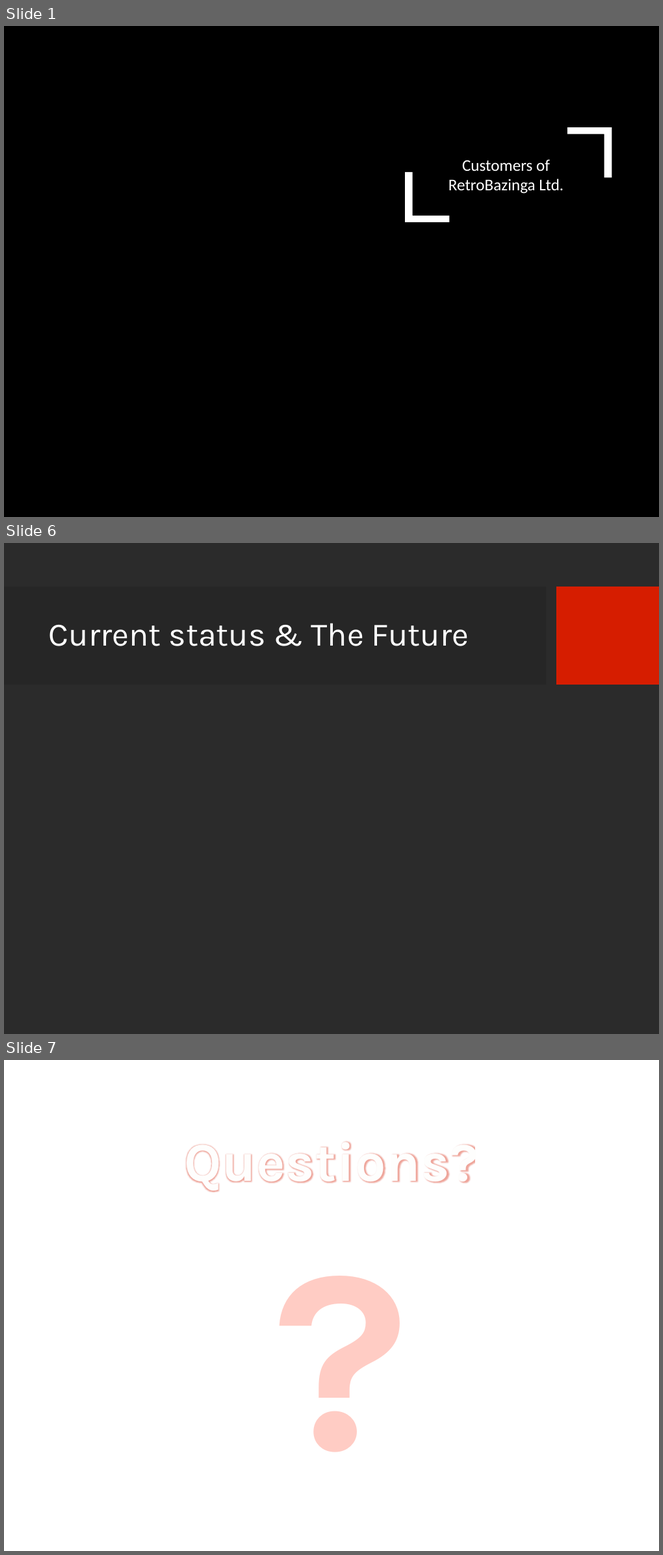
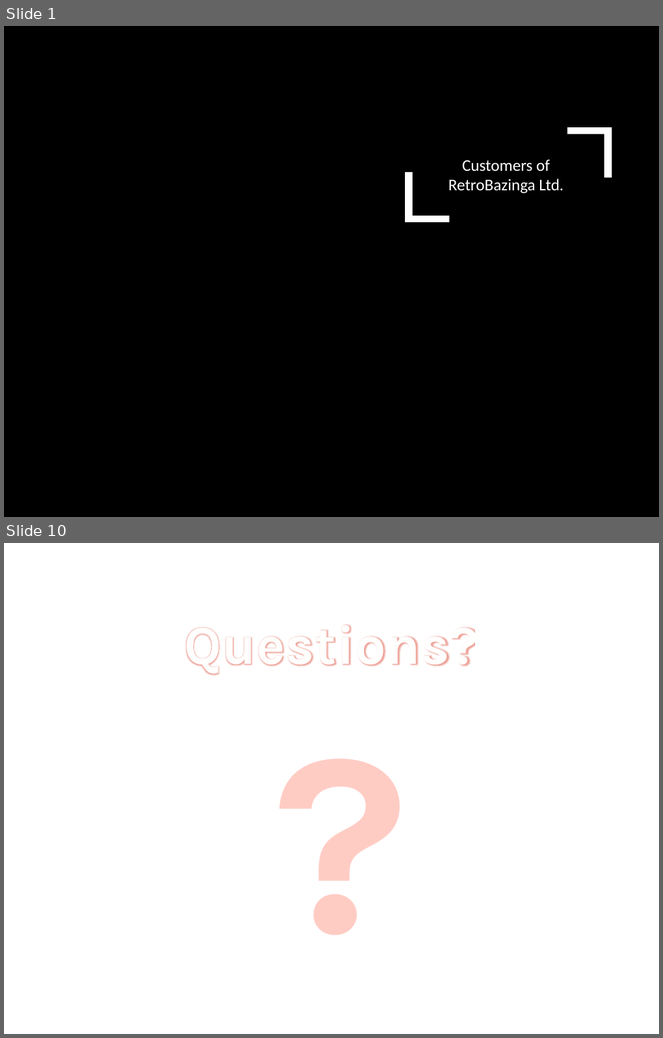
Before and after one commit to JGaslonde/3DaysToKirill, a slide deck: Pres_files/Game Plan.pptx. Shown one above the other, each under a label of ours: slides 1, 6 and 7 before the commit, slides 1 and 10 after it; the slides between them are not shown. The pictures are 663x1555 and 663x1038 pixels, drawn with LibreOffice and Linux fonts; fonts in the diff are those of the drawing; background and template pictures are left out; a plain dark background stands for a picture behind light text. Boxes give left, top, right and bottom in pixels: in the first picture for what was removed or moved away, otherwise in the second. Text is boxed around its words. In the diff, an @@ line names an element or a change of style, - is before the commit and + after.

```diff
--- a/Pres_files/Game Plan.pptx
+++ b/Pres_files/Game Plan.pptx
@@ slide 6 removed at <box>4,543,659,1034</box>, background picture (left out) @@
@@ rectangle removed at <box>4,587,547,685</box> @@
@@ rectangle removed at <box>556,587,659,685</box> @@
@@ title removed at <box>49,623,469,646</box> @@
-Current status & The Future
@@ what was slide 7 is now slide 10 @@
```
Also in this commit, not shown: 3 slides changed, 5 slides added, 1 other slide removed.
